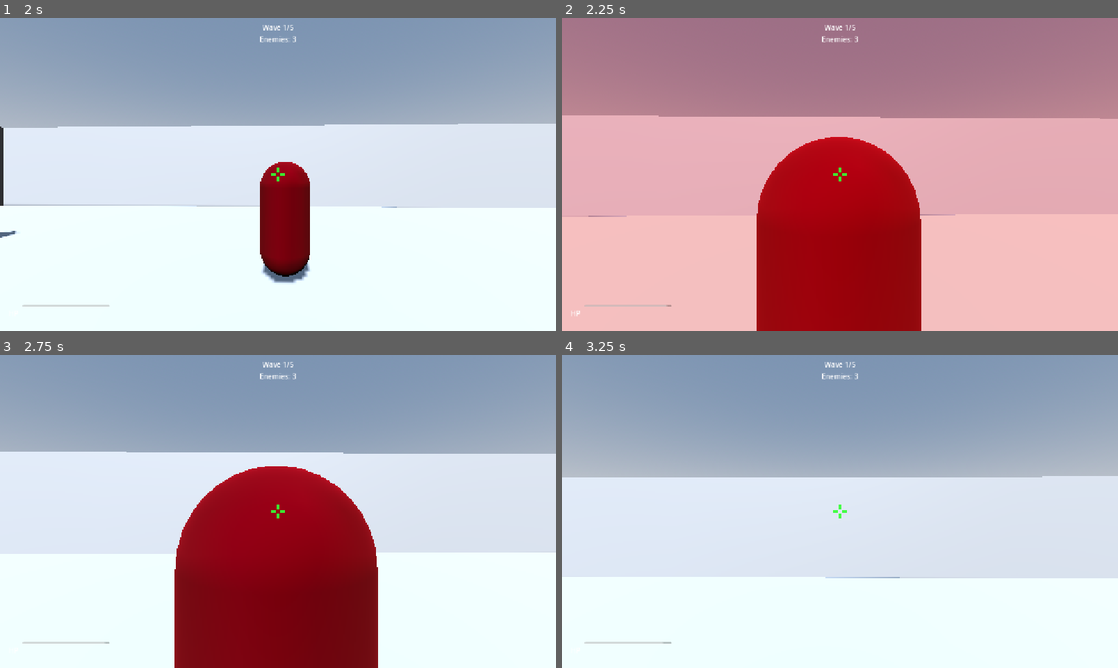
Above: before the commit, frames 1-4 (two rows, left to right).
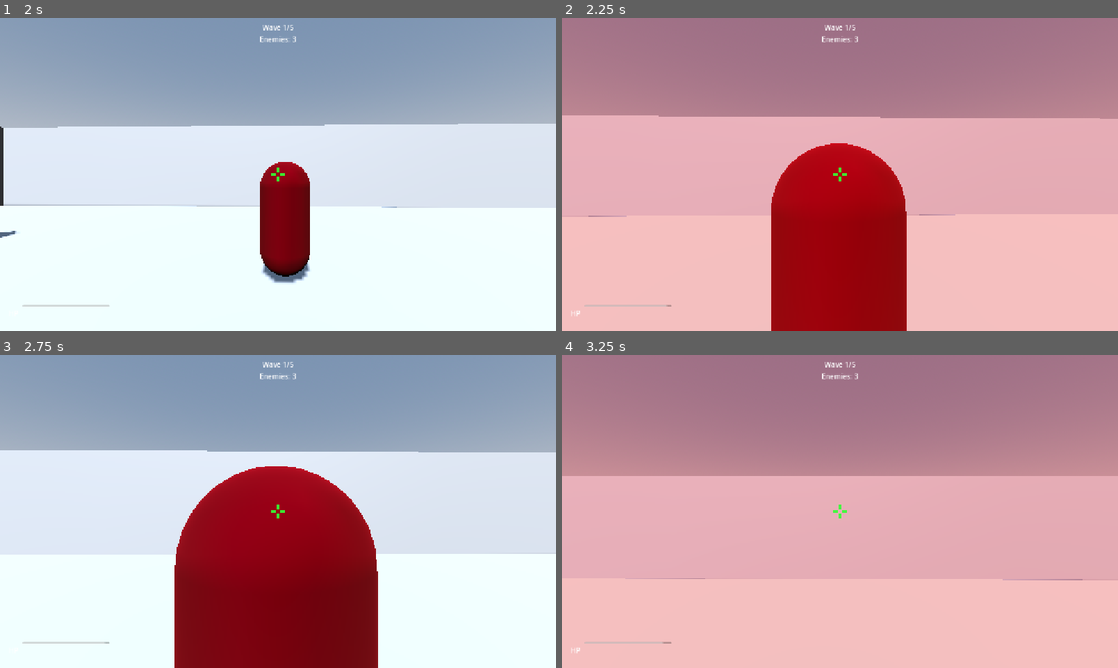
Above: after the commit, the same moments.

Repository: yarlson/hollows
Game: Godot game, scene res://scenes/levels/arena.tscn
Same seed, same stepped clock (60 frames per second), same inputs: the game is played once before the commit and once after it.
Inputs (mouse positions are in pixels of both pictures, inside the frame that each line leads up to):
- Up to frame 1 (2 s): tap Enter at 0.5 s; move the mouse to (305, 174) at 0.52 s; press the mouse at (305, 174) at 0.53 s; hold W (move_forward) from 0.53 s (still down); tap Space (jump) at 0.77, 1.52 s; move the mouse to (250, 174) at 1.27 s; release the mouse at (250, 174) at 1.28 s; click (250, 174) at 1.35 s
- Up to frame 2 (2.25 s): keep holding W (move_forward); move the mouse to (851, 168) at 2.02 s; press the mouse at (851, 168) at 2.03 s
- Up to frame 3 (2.75 s): keep holding W (move_forward)
- Up to frame 4 (3.25 s): keep holding W (move_forward); tap Space (jump) at 2.75, 3.02 s; move the mouse to (834, 517) at 2.77 s; release the mouse at (834, 517) at 2.78 s; click (834, 517) at 2.85 s

Frame 1 is identical in both runs. In frame 2, 3.2% of the frame differs, in the area x 35-65%, y 38-100%; in frame 3, 0.6%; in frame 4, 100%, in the area x 0-100%, y 0-100%.

Commit message:
Add combat feedback system with hitmarker flash, enemy hit stagger, and death animation to provide clear visual confirmation of successful hits and eliminate instant enemy disappearance

Diff:
--- a/scenes/enemies/enemy.gd
+++ b/scenes/enemies/enemy.gd
@@ -9,9 +9,11 @@
 const ATTACK_COOLDOWN: float = 1.0
 const DETECTION_RANGE: float = 15.0
 const ATTACK_RANGE: float = 2.0
+const STAGGER_DURATION: float = 0.15
 
 var _health: int = 30
 var _state: State = State.IDLE
+var _stagger_time: float = 0.0
 var _target: Node3D = null
 var _gravity: float = ProjectSettings.get_setting("physics/3d/default_gravity")
 
@@ -33,6 +35,13 @@
 	if not is_on_floor():
 		velocity.y -= _gravity * delta
 
+	if _stagger_time > 0.0:
+		_stagger_time -= delta
+		velocity.x = 0.0
+		velocity.z = 0.0
+		move_and_slide()
+		return
+
 	_update_target_state()
 
 	match _state:
@@ -52,6 +61,7 @@
 	if _state == State.DEAD:
 		return
 	_health -= amount
+	_stagger_time = STAGGER_DURATION
 	_flash_hit()
 	if _health <= 0:
 		_die()
@@ -175,4 +185,10 @@
 	_state = State.DEAD
 	_attack_timer.stop()
 	died.emit()
-	queue_free()
+	collision_layer = 0
+	collision_mask = 0
+	var mat: StandardMaterial3D = _mesh.get_surface_override_material(0)
+	mat.albedo_color = Color.WHITE
+	var tween := create_tween()
+	tween.tween_property(self, "scale", Vector3(0.1, 0.1, 0.1), 0.3)
+	tween.tween_callback(queue_free)
--- a/scenes/levels/arena.gd
+++ b/scenes/levels/arena.gd
@@ -19,6 +19,7 @@
 		var sp := child as Node3D
 		_spawn_positions.append(sp.global_position)
 	_player.health_changed.connect(_hud.update_health)
+	_player.hit_landed.connect(_hud.flash_hitmarker)
 	_player.died.connect(_on_player_died)
 	_hud.restart_requested.connect(_on_restart)
 	_player.add_to_group(&"player")
--- a/scenes/player/player.gd
+++ b/scenes/player/player.gd
@@ -1,6 +1,7 @@
 extends CharacterBody3D
 
 signal health_changed(new_health: int, max_health: int)
+signal hit_landed
 signal died
 
 const SPEED: float = 7.0
@@ -101,6 +102,7 @@
 		var collider := _raycast.get_collider()
 		if collider.has_method(&"take_damage"):
 			collider.take_damage(DAMAGE)
+			hit_landed.emit()
 	_flash_muzzle()
 	_shoot_sfx.play()
 	await get_tree().create_timer(FIRE_RATE).timeout
--- a/scenes/ui/hud.gd
+++ b/scenes/ui/hud.gd
@@ -2,7 +2,13 @@
 
 signal restart_requested
 
+const CROSSHAIR_COLOR := Color(0.2, 1.0, 0.2, 0.9)
+
 @onready var _health_bar: ProgressBar = $HealthContainer/HBox/HealthBar
+@onready var _crosshair_top: ColorRect = $Crosshair/Top
+@onready var _crosshair_bottom: ColorRect = $Crosshair/Bottom
+@onready var _crosshair_left: ColorRect = $Crosshair/Left
+@onready var _crosshair_right: ColorRect = $Crosshair/Right
 @onready var _game_over_panel: PanelContainer = $GameOverPanel
 @onready var _restart_button: Button = $GameOverPanel/VBox/RestartButton
 @onready var _victory_panel: PanelContainer = $VictoryPanel
@@ -39,5 +45,19 @@
 	_victory_panel.visible = true
 
 
+func flash_hitmarker() -> void:
+	_crosshair_top.color = Color.WHITE
+	_crosshair_bottom.color = Color.WHITE
+	_crosshair_left.color = Color.WHITE
+	_crosshair_right.color = Color.WHITE
+	await get_tree().create_timer(0.08).timeout
+	if not is_instance_valid(self):
+		return
+	_crosshair_top.color = CROSSHAIR_COLOR
+	_crosshair_bottom.color = CROSSHAIR_COLOR
+	_crosshair_left.color = CROSSHAIR_COLOR
+	_crosshair_right.color = CROSSHAIR_COLOR
+
+
 func _on_restart_pressed() -> void:
 	restart_requested.emit()
Not shown, changed: docs/context/practices.md
Not shown, changed: docs/context/summary.md
Not shown, changed: docs/context/terminology.md
